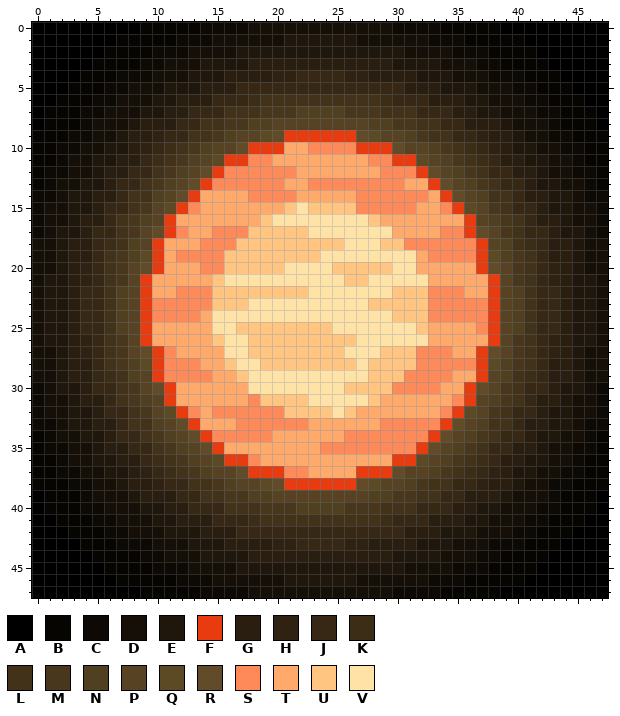
Pixel-art sprite, stored at src/main/resources/assets/emberphoenix/textures/environment/sun.png. The first picture shows the starting point.
Colours within 5 levels of each other are drawn and written as one.
Palette (. is transparent): A #010000  B #070502  C #0d0904  D #150f07  E #20170c  F #e83b0f  G #291e0f  H #2f2212  J #362815  K #3c2d17  L #42321a  M #49371d  N #50401f  P #574223  Q #5b4a24  R #614b28  S #ff8a59  T #ffa96a  U #ffc581  V #ffe3a6
Pixels before, first column x 0:
 0 AAAAAAAAABBBBBCCCCDDDDDDDDDDDDCCCCBBBBBAAAAAAAAA
 1 AAAAAAABBBBBCCCDDDDDDEEEEEEDDDDDDCCCBBBBBAAAAAAA
 2 AAAAAABBBBCCCDDDDEEEEEEEEEEEEEEDDDDCCCBBBBAAAAAA
 3 AAAAABBBBCCDDDEEEEGGGGGGGGGGGGEEEEDDDCCBBBBAAAAA
 4 AAAABBBCCCDDDEEEGGGGHHJJJJHHGGGGEEEDDDCCCBBBAAAA
 5 AAABBBCCDDDEEEGGGJJJJJJJJJJJJJJGGGEEEDDDCCBBBAAA
 6 AABBBCCDDDEEGGGJJJKLLLLLLLLLLKJJJGGGEEDDDCCBBBAA
 7 ABBBCCDDDEEGGJJJLLLMMMNNNNMMMLLLJJJGGEEDDDCCBBBA
 8 ABBBCDDDEGGGJJLLMMNNPPPPPPPPNNMMLLJJGGGEDDDCBBBA
 9 BBBCCDDEGGHJJLLMNPPQRFFFFFFRQPPNMLLJJHGGEDDCCBBB
10 BBCCDDEEGHJKLMNPPRFFFTTSSSSFFFRPPNMLKJHGEEDDCCBB
11 BBCDDEEGGJKLMNPQFFSSTTTTTTTTSSFFQPNMLKJGGEEDDCBB
12 BCCDDEGGJJLMNPRFSSSSSSTTTTTTTSSSFRPNMLJJGGEDDCCB
13 BCDDEEGJJLMNPRFSSSSSSTTSSSSSSSSTTFRPNMLJJGEEDDCB
14 CCDEEGGJLLNPRFTTTTSSSSTTTTTSSSSSSTFRPNLLJGGEEDCC
15 CDDEEGJJLMPQFSTTTTTTTUVUUUUSSSSSTTSFQPMLJJGEEDDC
16 CDDEGGJLMNPFTTTTTTTUVVVVVVVVUTTTTTTTFPNMLJGGEDDC
17 CDEEGJJLMPRFSTTSSSUUUUUVVVVVVVTTTTSSFRPMLJJGEEDC
18 DDEGGJKLNPFTTTSSSUUUUUUUUUVVVUUSSSSSSFPNLKJGGEDD
19 DDEGGJLMNQFTSSSSUUUUUUUUVVVVVVVVTSSSSFQNMLJGGEDD
20 DDEGHJLMPRFTTTSSUUUUUVVVVUUUUUVVTTTTTFRPMLJHGEDD
21 DEEGHJLMPFTTTTTUVVVVVVVVVVUUVVVVVTTTTTFPMLJHGEED
22 DEEGJJLNPFTTSSSUUUUUUUUVVVVVVVUUUSSSTTFPNLJJGEED
23 DEEGJJLNPFSSSSSUUUVVVVVVVVVVUUUUUSSSSSFPNLJJGEED
24 DEEGJJLNPFSSSSTVVVVVVVVVVVVVVVUUUSSSSSFPNLJJGEED
25 DEEGJJLNPFTTTTTVVUUUUUUUUVVVVVVVUTTTTSFPNLJJGEED
26 DEEGHJLMPFTTTTTUVVUUUUUUUUUVVVVVVTTTTTFPMLJHGEED
27 DDEGHJLMPRFSTTTTVVUUUUUUUUVVVUUUSSSTTFRPMLJHGEDD
28 DDEGGJLMNQFSSSTTUVVUUUUUUUUVUUUUSSSSSFQNMLJGGEDD
29 DDEGGJKLNPFSSSSTTUVVVVVVVVVVUUUSSSSTTFPNLKJGGEDD
30 CDEEGJJLMPRFTTTTTTVVVVVVVVUUUUSSSSTTFRPMLJJGEEDC
31 CDDEGGJLMNPFTTTTTTSUUUUVVVVVUTTTTTTSFPNMLJGGEDDC
32 CDDEEGJJLMPQFSTSSSSSSUUUUVUTTTTTTTSFQPMLJJGEEDDC
33 CCDEEGGJLLNPRFTTTSSSSSSTTTTTTSSSSSFRPNLLJGGEEDCC
34 BCDDEEGJJLMNPRFSSSSSTTTTTTSSSSSSSFRPNMLJJGEEDDCB
35 BCCDDEGGJJLMNPRFTTTTTTTTSSSSSSSSFRPNMLJJGGEDDCCB
36 BBCDDEEGGJKLMNPQFFSTTTTTTTTTTTFFQPNMLKJGGEEDDCBB
37 BBCCDDEEGHJKLMNPPRFFFSSTTTTFFFRPPNMLKJHGEEDDCCBB
38 BBBCCDDEGGHJJLLMNPPQRFFFFFFRQPPNMLLJJHGGEDDCCBBB
39 ABBBCDDDEGGGJJLLMMNNPPPPPPPPNNMMLLJJGGGEDDDCBBBA
40 ABBBCCDDDEEGGJJJLLLMMMNNNNMMMLLLJJJGGEEDDDCCBBBA
41 AABBBCCDDDEEGGGJJJKLLLLLLLLLLKJJJGGGEEDDDCCBBBAA
42 AAABBBCCDDDEEEGGGJJJJJJJJJJJJJJGGGEEEDDDCCBBBAAA
43 AAAABBBCCCDDDEEEGGGGHHJJJJHHGGGGEEEDDDCCCBBBAAAA
44 AAAAABBBBCCDDDEEEEGGGGGGGGGGGGEEEEDDDCCBBBBAAAAA
45 AAAAAABBBBCCCDDDDEEEEEEEEEEEEEEDDDDCCCBBBBAAAAAA
46 AAAAAAABBBBBCCCDDDDDDEEEEEEDDDDDDCCCBBBBBAAAAAAA
47 AAAAAAAAABBBBBCCCCDDDDDDDDDDDDCCCCBBBBBAAAAAAAAA
New version:
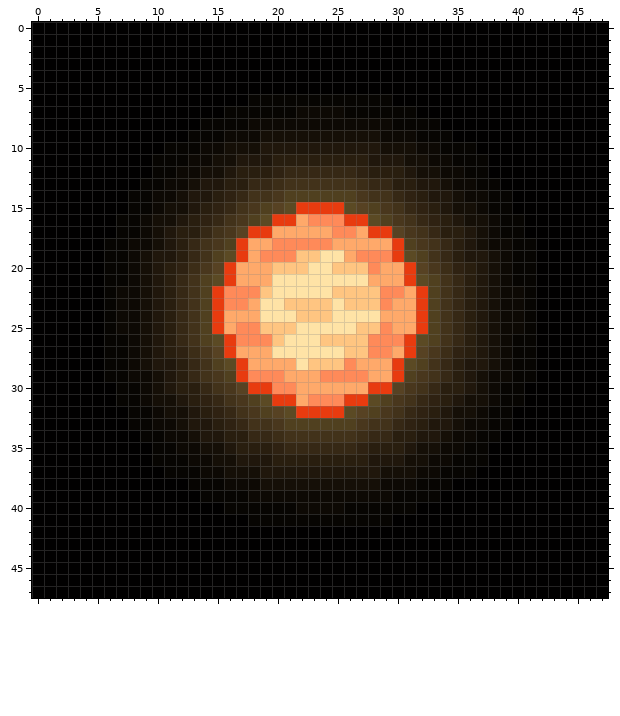
What changed:
file 48x48 -> 192x192 pixels (blocks of 1x1 -> 4x4; one block is one cell here)
Changed rows in their new state; - is an unchanged pixel.
first column x 0:
 0 ---------AAAAAAAAAAAAAAAAAAAAAAAAAAAAAA---------
 1 -------AAAAAAAAAAAAAAAAAAAAAAAAAAAAAAAAAA-------
 2 ------AAAAAAAAAAAAAAAAAAAAAAAAAAAAAAAAAAAA------
 3 -----AAAAAAAAAAAAAAAAAAAAAAAAAAAAAAAAAAAAAA-----
 4 ----AAAAAAAAAAAAAAAAAAAAAAAAAAAAAAAAAAAAAAAA----
 5 ---AAAAAAAAAAAAAAAAAAAAAAAAAAAAAAAAAAAAAAAAAA---
 6 --AAAAAAAAAAAAAAAABBBBBBBBBBBBAAAAAAAAAAAAAAAA--
 7 -AAAAAAAAAAAAAAABBBBBBCCCCBBBBBBAAAAAAAAAAAAAAA-
 8 -AAAAAAAAAAAAABBBBCCCCCCCCCCCCBBBBAAAAAAAAAAAAA-
 9 AAAAAAAAAAAAABBBCCCDDDDDDDDDDCCCBBBAAAAAAAAAAAAA
10 AAAAAAAAAAABBBCCDDDEEEEEEEEEEDDDCCBBBAAAAAAAAAAA
11 AAAAAAAAAABBBCCDDEEEGGGGGGGGEEEDDCCBBBAAAAAAAAAA
12 AAAAAAAAAABBCCDDEGGGHJJJJJJHGGGEDDCCBBAAAAAAAAAA
13 AAAAAAAAABBCCDEEGGJJKLLLLLLKJJGGEEDCCBBAAAAAAAAA
14 AAAAAAAABBCCDEEGHJLLMNNNNNNMLLJHGEEDCCBBAAAAAAAA
15 AAAAAAAABBCDDEGHJLMNPQFFFFQPNMLJHGEDDCBBAAAAAAAA
16 AAAAAAABBCDDEGHJLMNQFFTSSSFFQNMLJHGEDDCBBAAAAAAA
17 AAAAAAABBCDEGGJLMPFFTTTTTSSTFFPMLJGGEDCBBAAAAAAA
18 AAAAAABBCCDEGJLMNFTTSSSSSTTTTTFNMLJGEDCCBBAAAAAA
19 AAAAAABBCDEEGJLNQFTSSS----TSSSFQNLJGEEDCBBAAAAAA
20 AAAAAABBCDEGHKMPFTTT-UU-----STTFPMKHGEDCBBAAAAAA
21 AAAAAABBCDEGJLNQFTTT------VVTTTFQNLJGEDCBBAAAAAA
22 AAAAAABCCDEGJLNFSSS-VVV--UUUUSSTFNLJGEDCCBAAAAAA
23 AAAAAABCCDEGJLNFSST--UUUU-UU-STTFNLJGEDCCBAAAAAA
24 AAAAAABCCDEGJLNFTTT---UUU----TTTFNLJGEDCCBAAAAAA
25 AAAAAABCCDEGJLNFTSS---VVV--UUSTTFNLJGEDCCBAAAAAA
26 AAAAAABBCDEGJLNQFSSS-VVV---USSSFQNLJGEDCBBAAAAAA
27 AAAAAABBCDEGHKMPFTTTVVVVVVUUSSTFPMKHGEDCBBAAAAAA
28 AAAAAABBCDEEGJLNQFTTTTV---STTTFQNLJGEEDCBBAAAAAA
29 AAAAAABBCCDEGJLMNFSSSTTTSSSSTTFNMLJGEDCCBBAAAAAA
30 AAAAAAABBCDEGGJLMPFFSSTTTTTTFFPMLJGGEDCBBAAAAAAA
31 AAAAAAABBCDDEGHJLMNQFFTSSSFFQNMLJHGEDDCBBAAAAAAA
32 AAAAAAAABBCDDEGHJLMNPQFFFFQPNMLJHGEDDCBBAAAAAAAA
33 AAAAAAAABBCCDEEGHJLLMNNNNNNMLLJHGEEDCCBBAAAAAAAA
34 AAAAAAAAABBCCDEEGGJJKLLLLLLKJJGGEEDCCBBAAAAAAAAA
35 AAAAAAAAAABBCCDDEGGGHJJJJJJHGGGEDDCCBBAAAAAAAAAA
36 AAAAAAAAAABBBCCDDEEEGGGGGGGGEEEDDCCBBBAAAAAAAAAA
37 AAAAAAAAAAABBBCCDDDEEEEEEEEEEDDDCCBBBAAAAAAAAAAA
38 AAAAAAAAAAAAABBBCCCDDDDDDDDDDCCCBBBAAAAAAAAAAAAA
39 -AAAAAAAAAAAAABBBBCCCCCCCCCCCCBBBBAAAAAAAAAAAAA-
40 -AAAAAAAAAAAAAAABBBBBBCCCCBBBBBBAAAAAAAAAAAAAAA-
41 --AAAAAAAAAAAAAAAABBBBBBBBBBBBAAAAAAAAAAAAAAAA--
42 ---AAAAAAAAAAAAAAAAAAAAAAAAAAAAAAAAAAAAAAAAAA---
43 ----AAAAAAAAAAAAAAAAAAAAAAAAAAAAAAAAAAAAAAAA----
44 -----AAAAAAAAAAAAAAAAAAAAAAAAAAAAAAAAAAAAAA-----
45 ------AAAAAAAAAAAAAAAAAAAAAAAAAAAAAAAAAAAA------
46 -------AAAAAAAAAAAAAAAAAAAAAAAAAAAAAAAAAA-------
47 ---------AAAAAAAAAAAAAAAAAAAAAAAAAAAAAA---------
Boxes around the changes in both pictures, in picture pixels (x1, y1, x2, y2):
changed: (32, 22, 608, 598)
